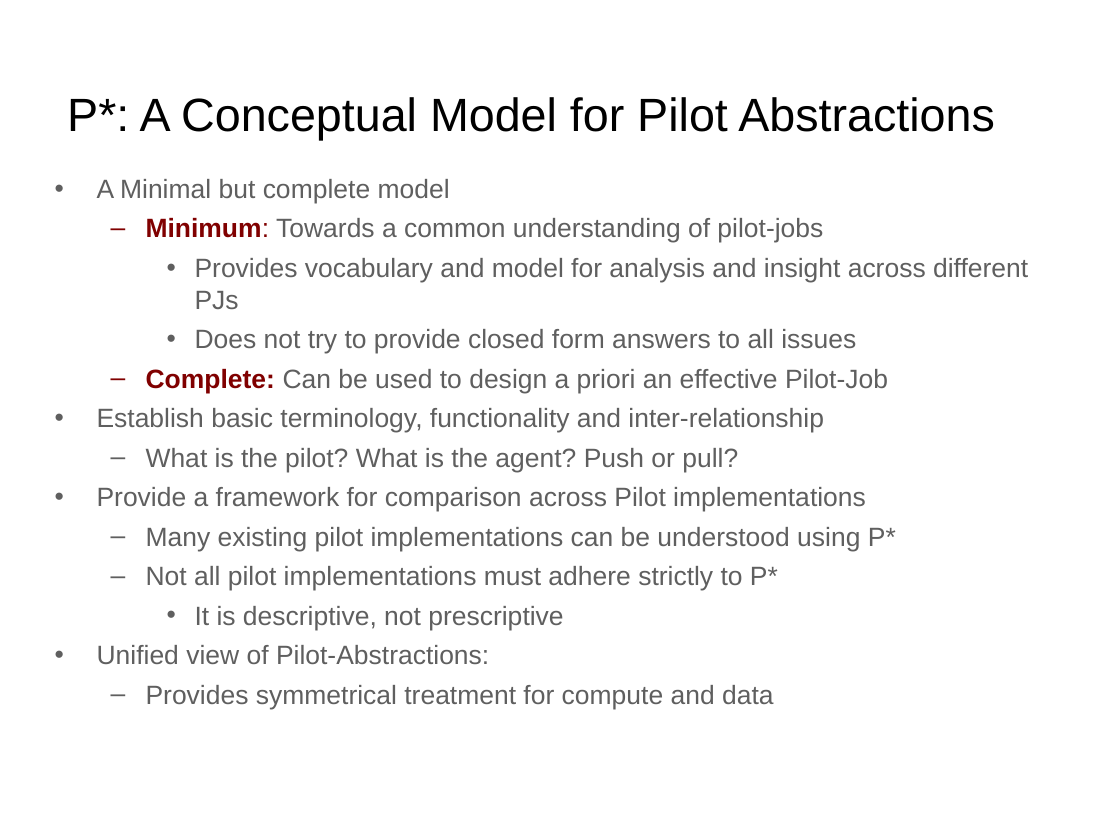
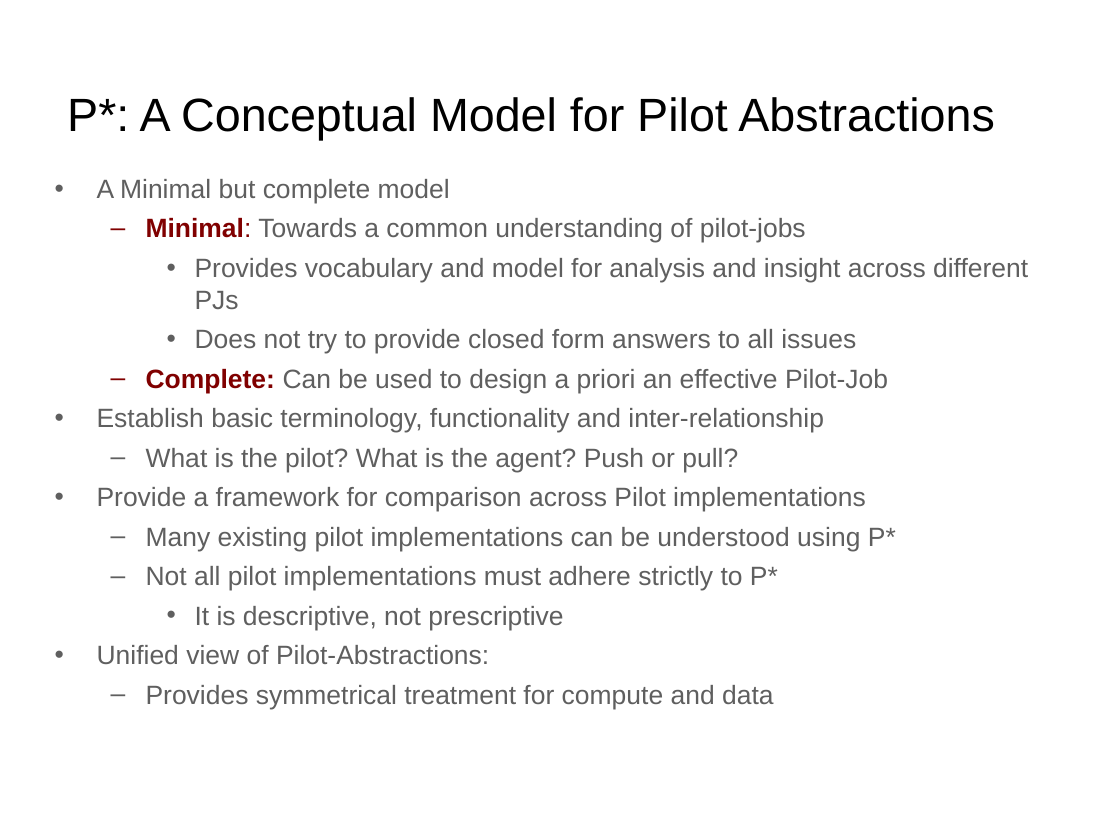
Before and after one commit to saga-project/presentations, a slide deck: slide 9 of bnl-pstar.ppt. Drawn at 1120x840 pixels with LibreOffice and Linux fonts; fonts in the diff are those of the drawing; background and template pictures are left out. Boxes give left, top, right and bottom in pixels: in the first picture for what was removed or moved away, otherwise in the second. Text is boxed around its words. In the diff, an @@ line names an element or a change of style, - is before the commit and + after.

```diff
--- a/bnl-pstar.ppt
+++ b/bnl-pstar.ppt
@@ text at (x1=146, y1=217, x2=806, y2=243): text changed @@
-  – Minimum: Towards a common understanding of pilot-jobs
+  – Minimal: Towards a common understanding of pilot-jobs
```
Also in this commit, not shown: 5 other slides changed, 1 slide added, 1 slide removed.
